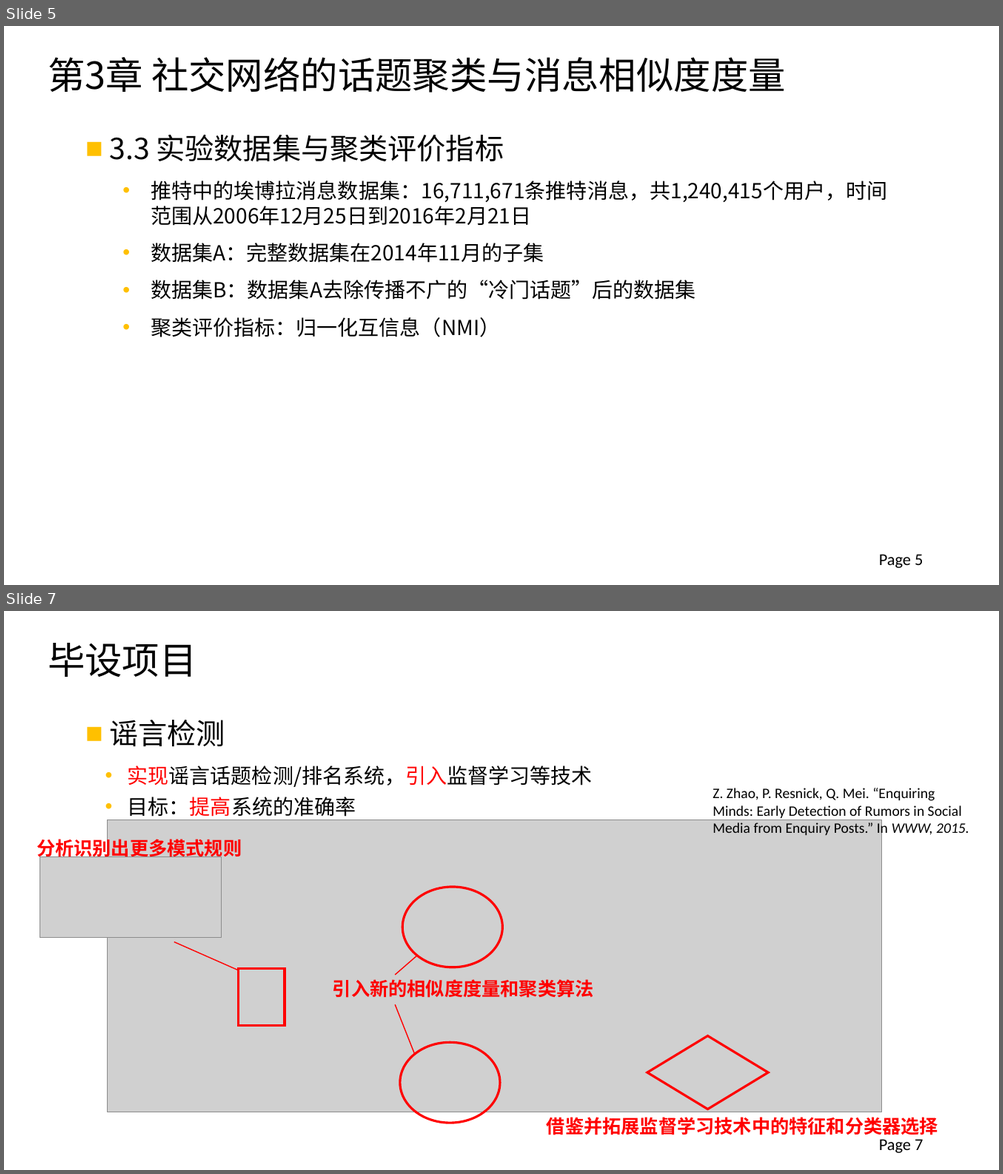
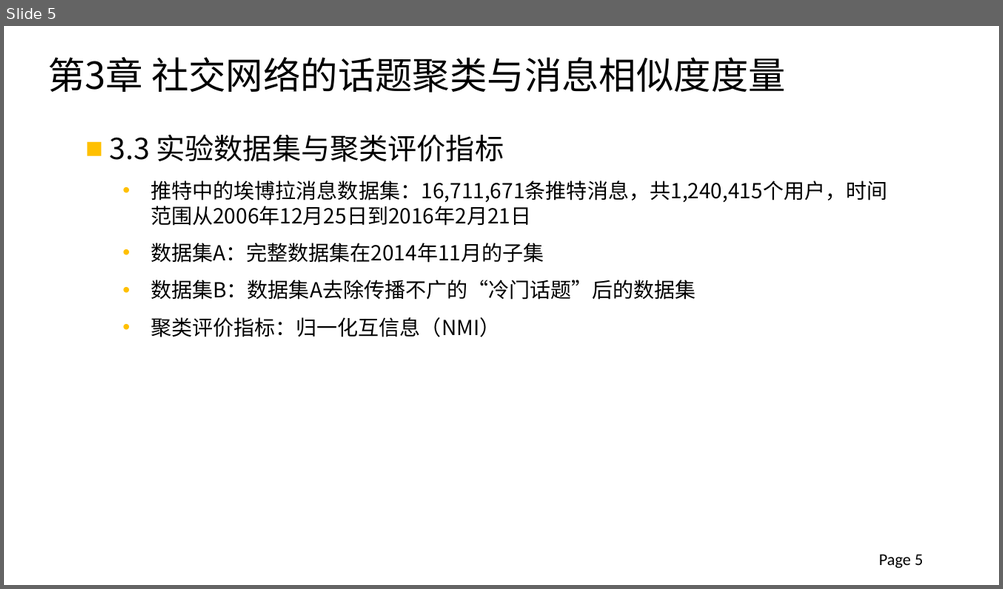
Before and after one commit to xinke0802/DataProcess, a slide deck: 2012013297_钟仰新_毕设论文答辩.pptx. Shown one above the other, each under a label of ours: slides 5 and 7 before the commit, slide 5 after it; the slides between them are not shown. The pictures are 1003x1174 and 1003x589 pixels, drawn with LibreOffice and Linux fonts; fonts in the diff are those of the drawing; grey boxes stand for pictures; background and template pictures are left out. Boxes give left, top, right and bottom in pixels: in the first picture for what was removed or moved away, otherwise in the second. Text is boxed around its words. In the diff, an @@ line names an element or a change of style, - is before the commit and + after.

```diff
--- a/2012013297_钟仰新_毕设论文答辩.pptx
+++ b/2012013297_钟仰新_毕设论文答辩.pptx
@@ slide 7 removed at [4, 611, 999, 1170], background #FFFFFF @@
@@ text removed at [48, 643, 197, 677] @@
-毕设项目
@@ text removed at [109, 720, 592, 820] @@
-■ 谣言检测
-  • 实现谣言话题检测/排名系统，引入监督学习等技术
-  • 目标：提高系统的准确率
@@ text removed at [712, 788, 969, 837] @@
-Z. Zhao, P. Resnick, Q. Mei. “Enquiring Minds: Early Detection of Rumors in Social Media from Enquiry Posts.” In WWW, 2015.
@@ picture removed at [107, 820, 882, 1113] @@
@@ text removed at [37, 836, 242, 860] @@
-分析识别出更多模式规则
@@ picture removed at [40, 857, 222, 938] @@
@@ ellipse removed at [402, 887, 503, 968] @@
@@ line removed from (174, 943) to (239, 971) @@
@@ line removed from (395, 975) to (418, 956) @@
@@ rectangle removed at [239, 969, 284, 1026] @@
@@ text removed at [333, 980, 594, 998] @@
-引入新的相似度度量和聚类算法
@@ line removed from (395, 1005) to (415, 1054) @@
@@ ellipse removed at [400, 1043, 500, 1124] @@
@@ diamond removed at [647, 1037, 768, 1110] @@
@@ text removed at [546, 1117, 938, 1136] @@
-借鉴并拓展监督学习技术中的特征和分类器选择
@@ page number removed at [879, 1139, 922, 1153] @@
-Page 7
```
Also in this commit, not shown: 2 slides changed, 9 slides added, 3 other slides removed.
